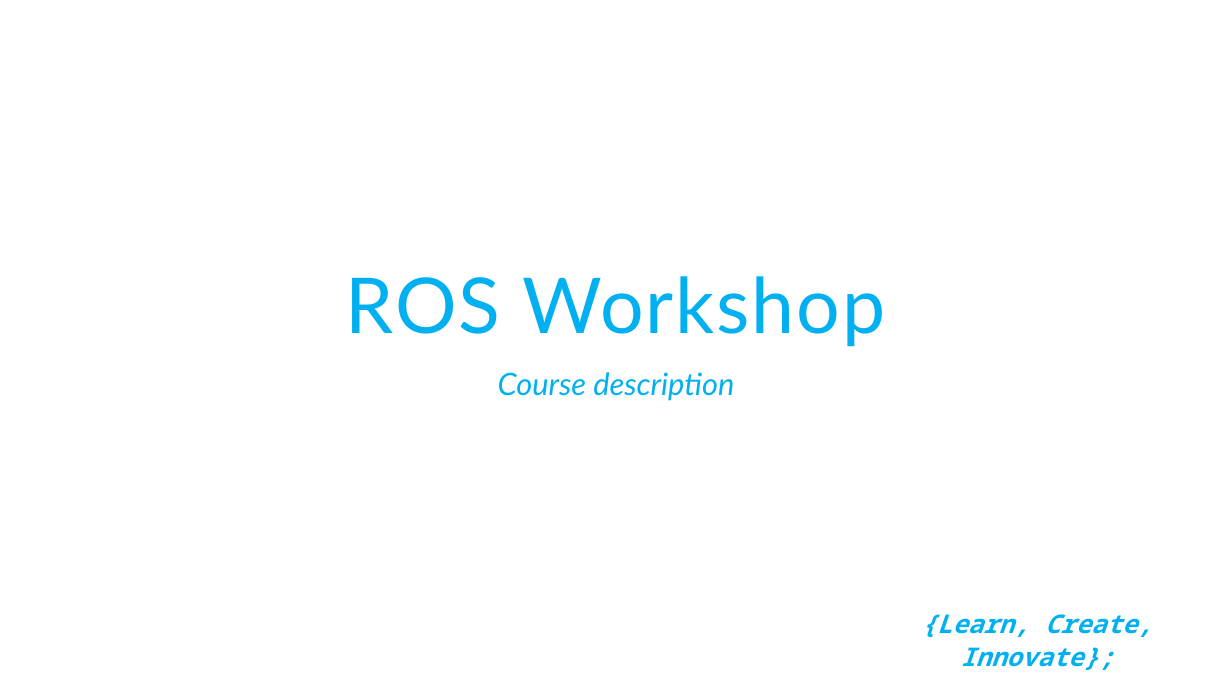
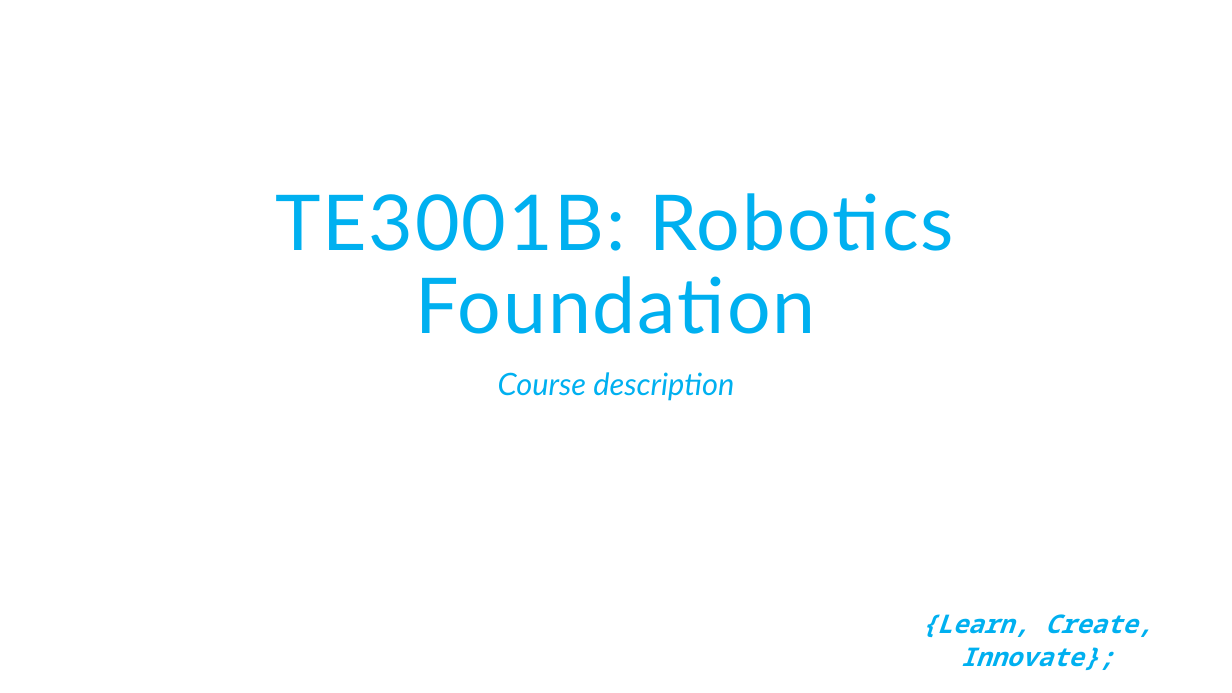
Before and after one commit to ManchesterRoboticsLtd/TE3001B_Robotics_Foundation, a slide deck: slide 1 of MCR2_General_Information_Prerequisites.pptx. Drawn at 1232x693 pixels with LibreOffice and Linux fonts; fonts in the diff are those of the drawing; background and template pictures are left out. Boxes give left, top, right and bottom in pixels: in the first picture for what was removed or moved away, otherwise in the second. Text is boxed around its words. In the diff, an @@ line names an element or a change of style, - is before the commit and + after.

```diff
--- a/MCR2_General_Information_Prerequisites.pptx
+++ b/MCR2_General_Information_Prerequisites.pptx
@@ title at [275, 193, 954, 334]: text changed @@
-ROS Workshop
+TE3001B: Robotics Foundation
```
Also in this commit, not shown: 7 other slides changed, 1 slide added, 2 slides removed, 1 other file.
